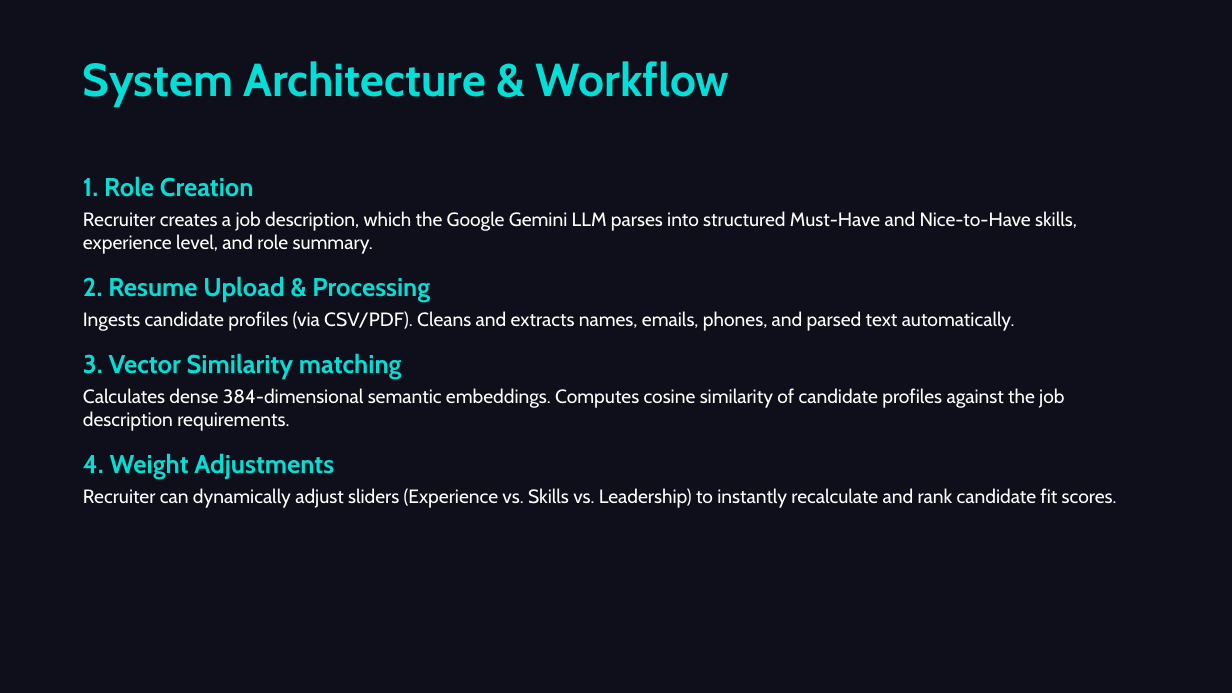
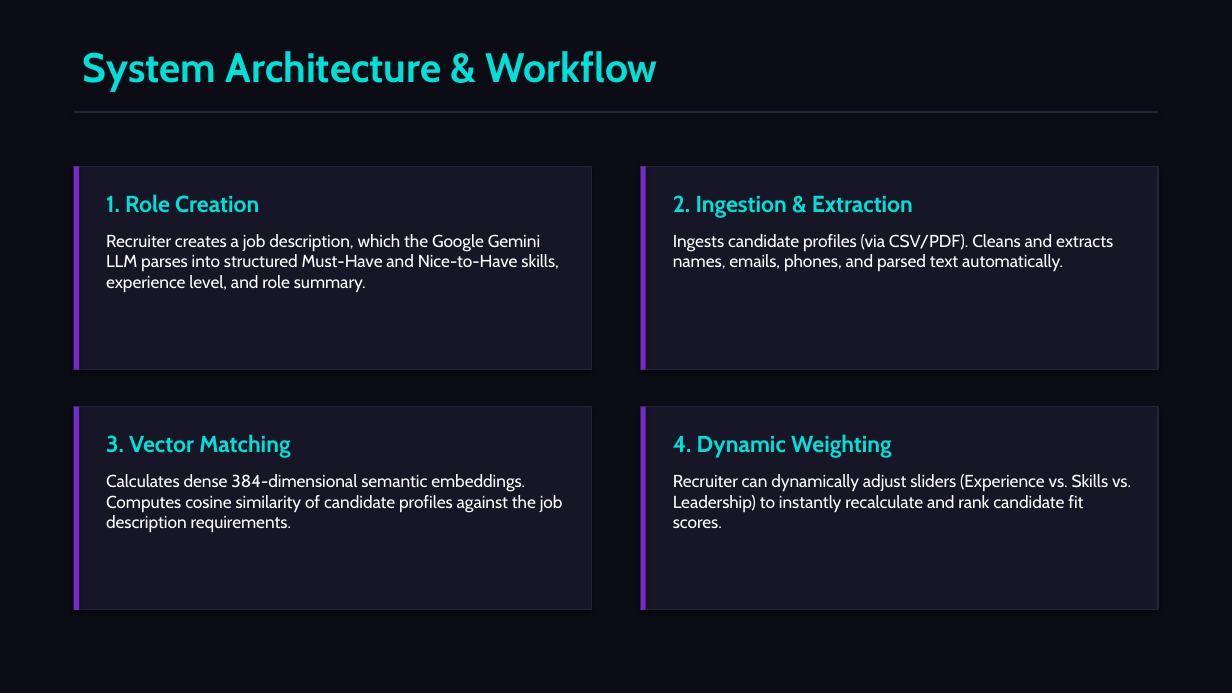
Before and after one commit to saniapaul441-hub/AI-recruiter, a slide deck: slide 4 of AI_Recruiter_Presentation.pptx. Drawn at 1232x693 pixels with LibreOffice and Linux fonts; fonts in the diff are those of the drawing. Boxes give left, top, right and bottom in pixels: in the first picture for what was removed or moved away, otherwise in the second. Text is boxed around its words. In the diff, an @@ line names an element or a change of style, - is before the commit and + after.

Commit message:
Optimize PPTX structure with premium card layouts, columns, and grid styling

```diff
--- a/AI_Recruiter_Presentation.pptx
+++ b/AI_Recruiter_Presentation.pptx
@@ background #0F0F1B to #0C0C14 @@
@@ text "System Architecture & Workflow": place and size @@
-text "System Architecture & Workflow" at (83, 61, 730, 107)
+text "System Architecture & Workflow" at (83, 51, 658, 92)
@@ text "System Architecture & Workflow" at (83, 51, 658, 92): size 36 to 32 pt @@
@@ rectangle added at (74, 111, 1158, 113), fill #23233C @@
@@ rectangle added at (74, 166, 592, 370), fill #161626, outline #23233C 1 pt @@
@@ rectangle added at (74, 166, 79, 370), fill #7928CA @@
@@ text removed at (83, 176, 1117, 508) @@
-1. Role Creation
-Recruiter creates a job description, which the Google Gemini LLM parses into structured Must-Have and Nice-to-Have skills, experience level, and role summary.
-2. Resume Upload & Processing
-Ingests candidate profiles (via CSV/PDF). Cleans and extracts names, emails, phones, and parsed text automatically.
-3. Vector Similarity matching
-Calculates dense 384-dimensional semantic embeddings. Computes cosine similarity of candidate profiles against the job description requirements.
-4. Weight Adjustments
-Recruiter can dynamically adjust sliders (Experience vs. Skills vs. Leadership) to instantly recalculate and rank candidate fit scores.
@@ rectangle added at (640, 166, 1158, 370), fill #161626, outline #23233C 1 pt @@
@@ rectangle added at (640, 166, 646, 370), fill #7928CA @@
@@ text added at (106, 194, 559, 293), 13.5 pt, text #FFFFFF @@
+1. Role Creation
+Recruiter creates a job description, which the Google Gemini LLM parses into structured Must-Have and Nice-to-Have skills, experience level, and role summary.
@@ text added at (673, 195, 1113, 272), 13.5 pt, text #FFFFFF @@
+2. Ingestion & Extraction
+Ingests candidate profiles (via CSV/PDF). Cleans and extracts names, emails, phones, and parsed text automatically.
@@ rectangle added at (74, 407, 592, 610), fill #161626, outline #23233C 1 pt @@
@@ rectangle added at (74, 407, 79, 610), fill #7928CA @@
@@ rectangle added at (640, 407, 1158, 610), fill #161626, outline #23233C 1 pt @@
@@ rectangle added at (640, 407, 646, 610), fill #7928CA @@
@@ text added at (106, 434, 563, 533), 13.5 pt, text #FFFFFF @@
+3. Vector Matching
+Calculates dense 384-dimensional semantic embeddings. Computes cosine similarity of candidate profiles against the job description requirements.
@@ text added at (673, 434, 1131, 528), 13.5 pt, text #FFFFFF @@
+4. Dynamic Weighting
+Recruiter can dynamically adjust sliders (Experience vs. Skills vs. Leadership) to instantly recalculate and rank candidate fit scores.
```
Also in this commit, not shown: 9 other slides changed, 1 other file.
